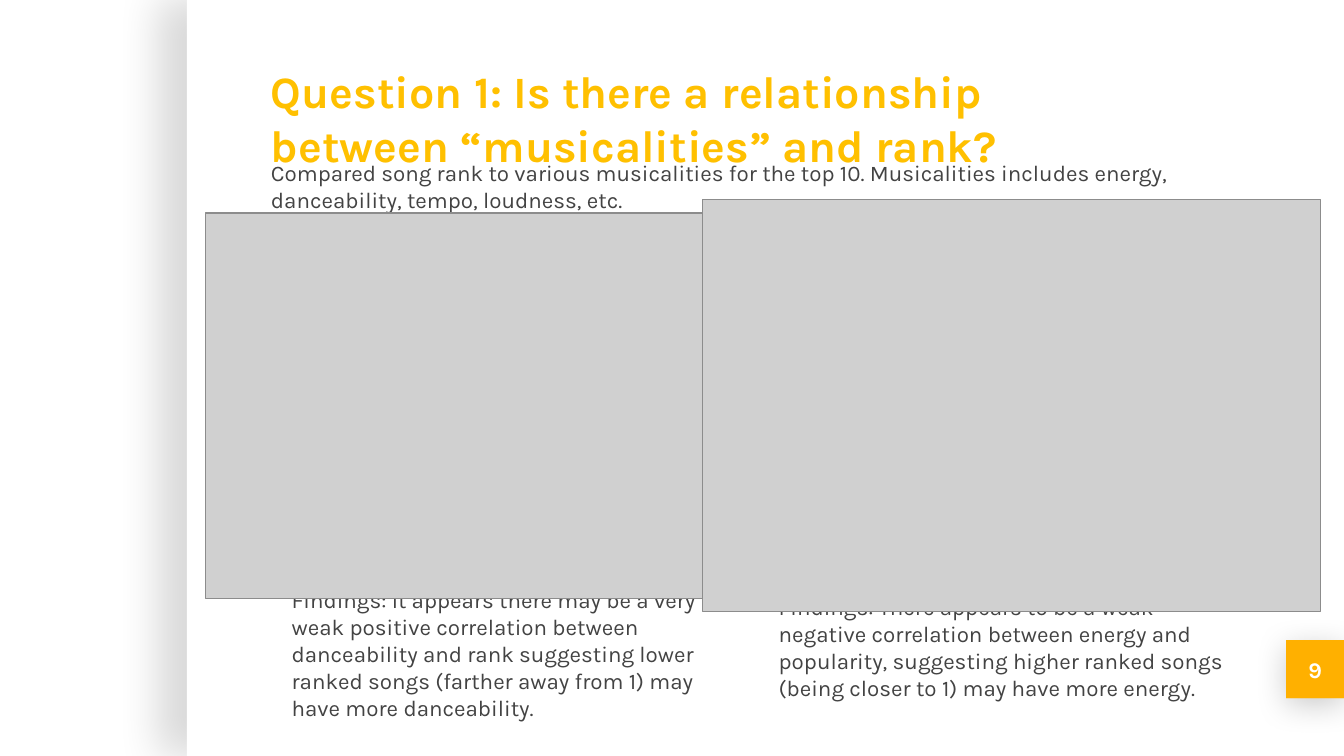
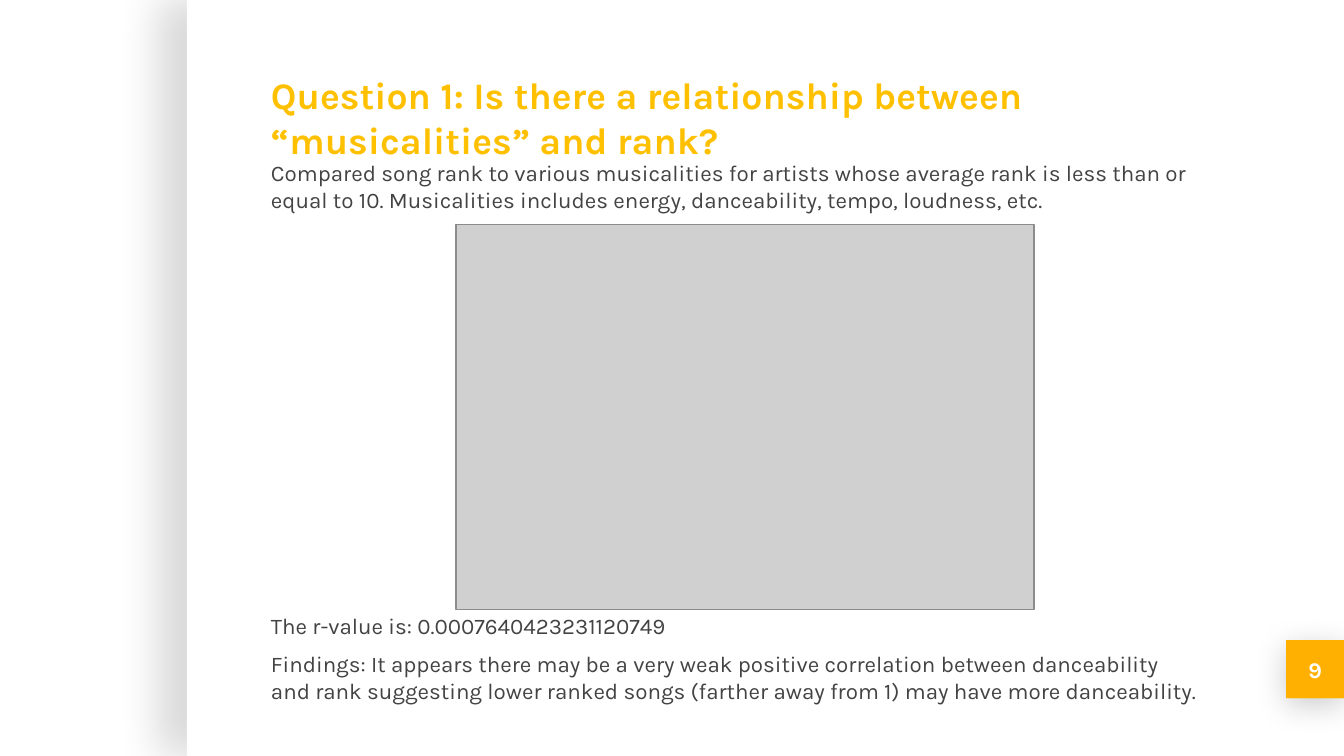
Before and after one commit to michellesimek/project_1, a slide deck: slide 9 of Project 1 PPT.pptx. Drawn at 1344x756 pixels with LibreOffice and Linux fonts; fonts in the diff are those of the drawing; grey boxes stand for pictures; background and template pictures are left out. Boxes give left, top, right and bottom in pixels: in the first picture for what was removed or moved away, otherwise in the second. Text is boxed around its words. In the diff, an @@ line names an element or a change of style, - is before the commit and + after.

```diff
--- a/Project 1 PPT.pptx
+++ b/Project 1 PPT.pptx
@@ title "Question 1: Is there a ..." at (271,82,1022,155): size 24 to 20 pt @@
@@ subtitle at (271,165,1185,214): text changed @@
-Compared song rank to various musicalities for the top 10. Musicalities includes energy, danceability, tempo, loudness, etc.
+Compared song rank to various musicalities for artists whose average rank is less than or equal to 10. Musicalities includes energy, danceability, tempo, loudness, etc.
@@ picture removed at (703,200,1321,612) @@
@@ picture: place and size @@
-picture at (206,212,784,598)
+picture at (456,224,1034,610)
@@ text "The r-value is: 0.0007640423231120749": place and size @@
-text "The r-value is: 0.0007640423231120749" at (292,598,695,722)
+text "The r-value is: 0.0007640423231120749" at (271,618,1196,705)
@@ text at (271,618,665,635): paragraph added @@
+The r-value is: 0.0007640423231120749
@@ text removed at (779,611,1223,702) @@
-Findings: There appears to be a weak negative correlation between energy and popularity, suggesting higher ranked songs (being closer to 1) may have more energy.
```
Also in this commit, not shown: 3 other slides changed, 2 slides added.
